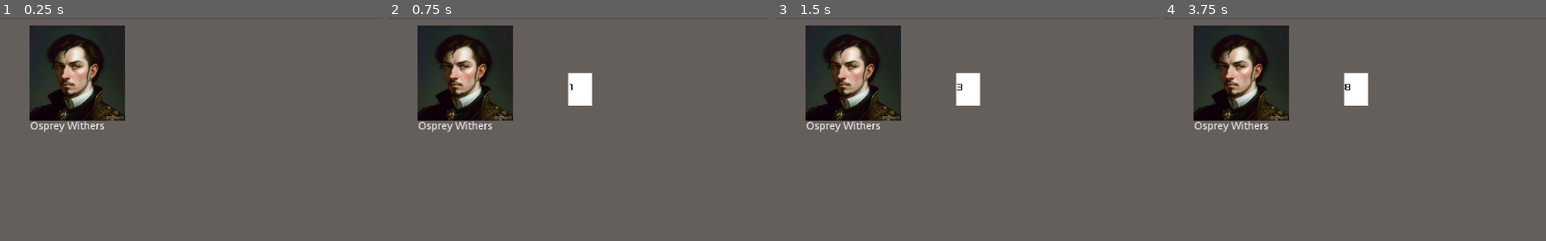
Above: before the commit, frames 1-4 (left to right).
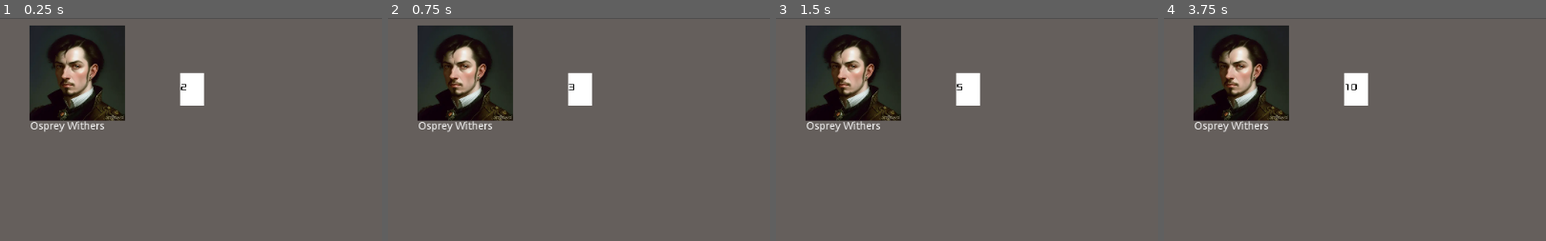
Above: after the commit, the same moments.

Repository: Multi-User-Domain/Realm
Game: Godot game, scene res://Main.tscn
The game is run twice, just before and just after one commit, with the same random seed, the same clock (stepped at 60 frames per second) and the same inputs.
Inputs (mouse positions are % of the whole screen's width and height, from its top left):
- Up to frame 1 (0.25 s): no input
- Up to frame 2 (0.75 s): tap Enter (ui_accept) at 0.5 s; move the mouse to (72, 45) at 0.52 s; hold Right (ui_right) from 0.53 s (still down); click (72, 45) at 0.67 s
- Up to frame 3 (1.5 s): tap Enter (ui_accept) at 0.77, 1.25 s; move the mouse to (30, 55) at 1.27 s; release Right (ui_right) at 1.28 s; hold Left (ui_left) from 1.28 s (still down)
- Up to frame 4 (3.75 s): tap Enter (ui_accept) at 1.52, 2, 2.75, 3.02, 3.5 s; move the mouse to (60, 28) at 2.02 s; release Left (ui_left) at 2.03 s; hold Right (ui_right) 2.03-3.53 s; move the mouse to (45, 70) at 2.77 s; click (45, 70) at 2.92 s; move the mouse to (80, 65) at 3.52 s; hold Left (ui_left) from 3.53 s (still down)
The pictures show only the part of the screen within x 47-97%, y 0-50%; the shares and areas given below are measured in that part.

The runs differ from the first frame. In frame 1, 1.0% of the frame differs, in the area x 47-54%, y 24-40%; in frame 2, less than 0.1%; in frame 3, less than 0.1%; in frame 4, less than 0.1%.

Commit message:
update: players read from local file configurations

Diff:
--- a/Main.gd
+++ b/Main.gd
@@ -39,6 +39,11 @@
 	# init card data
 	card.init_card(jsonld_data)
 
+func load_avatar_from_jsonld(file_path):
+	var save_file = File.new()
+	save_file.open(file_path, File.READ)
+	return parse_json(save_file.get_as_text())
+
 # Called when the node enters the scene tree for the first time.
 func _ready():
 	# init game
@@ -63,17 +68,8 @@
 	card_tray.cards_start_pos.position.y = card_tray.position.y
 
 	# init players with JSON-LD data for the avatar, and their starting cards
-	# TODO: hardcoding is just for placeholder
-	player1_avatar.init_new_player({
-		"@id": "https://raw.githubusercontent.com/Multi-User-Domain/utopian-dialogue/master/public/rdf/ospreyWithers.json",
-		"n:fn": "Osprey Withers",
-		"foaf:depiction": "https://raw.githubusercontent.com/Multi-User-Domain/games-transformed-jam-2023/assets/portrait/ospreyWithers.png"
-	})
-	player2_avatar.init_new_player({
-		"@id": "https://raw.githubusercontent.com/Multi-User-Domain/games-transformed-jam-2023/assets/rdf/avatar/sumeri.json",
-		"n:fn": "Sumeri",
-		"foaf:depiction": "https://raw.githubusercontent.com/Multi-User-Domain/games-transformed-jam-2023/assets/portrait/dryad.png"
-	})
+	player1_avatar.init_new_player(load_avatar_from_jsonld(Globals.AVATAR_CACHE["https://raw.githubusercontent.com/Multi-User-Domain/games-transformed-jam-2023/assets/rdf/avatar/ospreyWithers.json"]))
+	player2_avatar.init_new_player(load_avatar_from_jsonld(Globals.AVATAR_CACHE["https://raw.githubusercontent.com/Multi-User-Domain/games-transformed-jam-2023/assets/rdf/avatar/sumeri.json"]))
 
 	var tray_deck = []
 
--- a/autoload/Globals.gd
+++ b/autoload/Globals.gd
@@ -40,6 +40,15 @@
 #	Caching remote resources in local data to avoid needing to fetch
 #
 
+const DECK_CACHE = {
+	"https://raw.githubusercontent.com/Multi-User-Domain/games-transformed-jam-2023/assets/rdf/deck/coreOptionals.json": "res://assets/rdf/deck/coreOptionals.json"
+}
+
+const AVATAR_CACHE = {
+	"https://raw.githubusercontent.com/Multi-User-Domain/games-transformed-jam-2023/assets/rdf/avatar/ospreyWithers.json": "res://assets/rdf/avatar/ospreyWithers.json",
+	"https://raw.githubusercontent.com/Multi-User-Domain/games-transformed-jam-2023/assets/rdf/avatar/sumeri.json": "res://assets/rdf/avatar/sumeri.json"
+}
+
 const PORTRAIT_CACHE = {
 	"https://raw.githubusercontent.com/Multi-User-Domain/games-transformed-jam-2023/assets/portrait/ospreyWithers.png": "res://assets/portrait/ospreyWithers.png",
 	"https://raw.githubusercontent.com/Multi-User-Domain/games-transformed-jam-2023/assets/portrait/dryad.png": "res://assets/portrait/dryad.png",
